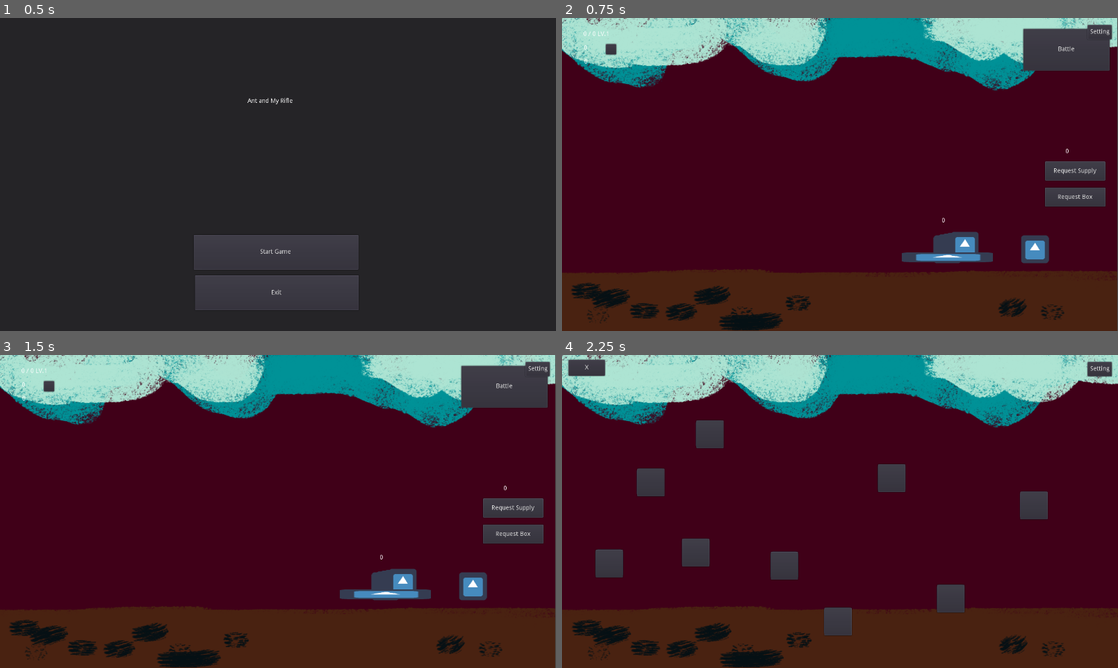
Above: before the commit, frames 1-4 (two rows, left to right).
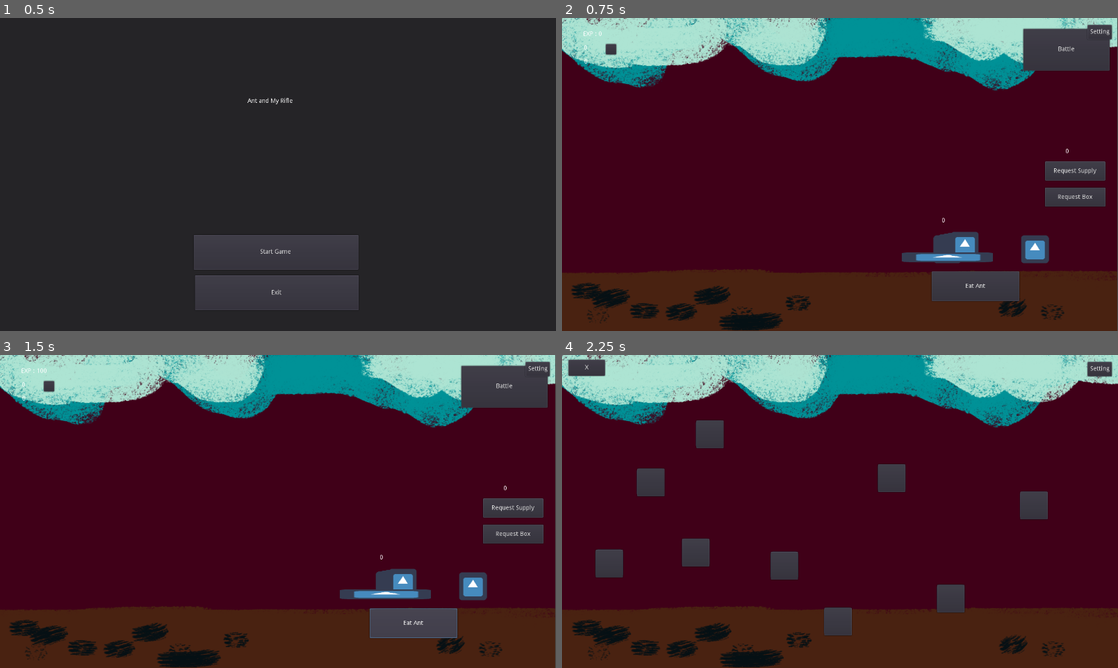
Above: after the commit, the same moments.

Repository: rockgong1987/RockCigaJam2020
Game: Godot game, scene res://Scenes/MainGame.tscn
Same seed, same stepped clock (60 frames per second), same inputs: the game is played once before the commit and once after it. The engine's default icon, where the game draws it, is replaced by a stand-in: a white triangle on a blue panel in a dark square.
Inputs (mouse positions are in pixels of both pictures, inside the frame that each line leads up to):
- Up to frame 1 (0.5 s): no input
- Up to frame 2 (0.75 s): click "Start Game" at 0.5 s
- Up to frame 3 (1.5 s): click (411, 624) at 1.25 s, where only the run after the commit has a clickable "Eat Ant"
- Up to frame 4 (2.25 s): click "Battle" at 2 s

Frame 1 is identical in both runs. In frame 2, 1.5% of the frame differs, in the area x 3-83%, y 4-91%; in frame 3, 1.6%; in frame 4, nothing differs.

Commit message:
add player level up

Diff:
--- a/AntsAndMyRifle/Scenes/GameData.gd
+++ b/AntsAndMyRifle/Scenes/GameData.gd
@@ -1,13 +1,13 @@
 extends Node
 
-var hp_weight = 1
-var hp_bias = 1
+var hp_weight = 27
+var hp_bias = 210
 var atk_weight = 1
-var atk_bias = 1
+var atk_bias = 6
 var spd_weight = 1
-var spd_bias = 1
+var spd_bias = 9
 var skl_weight = 1
-var skl_bias = 1
+var skl_bias = 10
 
 var level_add_hp = 1
 var level_add_atk = 1
@@ -15,6 +15,7 @@
 var level_add_skl = 1
 
 var gacha_price = 100
+var exp_per_ant = 100
 
 var test_data = [
 	["hello", "world", 100],
--- a/AntsAndMyRifle/Scenes/Home/HomeBox.tscn
+++ b/AntsAndMyRifle/Scenes/Home/HomeBox.tscn
@@ -21,6 +21,7 @@
 color = Color( 0.917647, 1, 0, 1 )
 
 [node name="HomeAnt" type="RigidBody2D"]
+gravity_scale = 5.0
 script = ExtResource( 2 )
 
 [node name="Sprite" type="Sprite" parent="."]
--- a/AntsAndMyRifle/Scenes/Home/HomeCore.gd
+++ b/AntsAndMyRifle/Scenes/Home/HomeCore.gd
@@ -120,20 +120,24 @@
 	m_context.set_box_count(len(m_box_states))
 
 func get_killable_ant_id():
+	if len(m_ant_states) <= 1:
+		return null
 	for ant in m_ant_states:
-		if ant.step == 0:
+		if ant[1] == 0:
 			return ant[0]
 	return null
 
 func kill_ant():
 	var ant_id = get_killable_ant_id()
 	if ant_id == null:
-		return
+		return false
 	for ant in m_ant_states:
 		if ant[0] == ant_id:
 			m_ant_states.erase(ant)
 			m_context.set_ant_count(len(m_ant_states))
-	pass
+			m_context.ant_die(ant_id)
+			return true
+	return false
 
 func get_ant_states():
 	return m_ant_states
--- a/AntsAndMyRifle/Scenes/Home/HomeScene.gd
+++ b/AntsAndMyRifle/Scenes/Home/HomeScene.gd
@@ -95,13 +95,32 @@
 		m_ant_home_position.add_child(inst)
 		inst.position = Vector2.ZERO
 	refresh_hud()
+	refresh_upgrade_panel()
 	pass
 
 func refresh_hud():
-	m_player_exp_label.text = str(m_context.get_exp()) + " / " + str(m_context.get_exp_need_to_upgrade()) + " LV." + str(m_context.get_level())
+	m_player_exp_label.text = "EXP : " + str(m_context.get_exp())
 	m_player_gold_label.text = str(m_context.get_gold())
 	m_player_part_label.text = str(m_context.get_part())
 	pass
+
+func refresh_upgrade_panel():
+	$"UpgradePanel/BG/AttrLine_HP/Value".text = str(m_context.get_attr_hp())
+	$"UpgradePanel/BG/AttrLine_ATK/Value".text = str(m_context.get_attr_atk())
+	$"UpgradePanel/BG/AttrLine_SPD/Value".text = str(m_context.get_attr_atk())
+	$"UpgradePanel/BG/AttrLine_SKL/Value".text = str(m_context.get_attr_atk())
+	$"UpgradePanel/BG/GunLine_THR/Value".text = str(m_context.get_gun_thr())
+	$"UpgradePanel/BG/GunLine_DBL/Value".text = str(m_context.get_gun_dbl())
+	$"UpgradePanel/BG/GunLine_TPL/Value".text = str(m_context.get_gun_tpl())
+	$"UpgradePanel/BG/BoomLine_DMG/Value".text = str(m_context.get_boom_dmg())
+	$"UpgradePanel/BG/BoomLine_RNG/Value".text = str(m_context.get_boom_rng())
+	$"UpgradePanel/BG/Exp".text = "EXP : " + str(m_context.get_exp())
+	$"UpgradePanel/BG/CostExp".text = "Cost EXP : " + str(m_context.get_exp_need_to_upgrade())
+	if exp_enough():
+		$"UpgradePanel/BG/CostExp".modulate = Color(1, 1, 1, 1)
+	else:
+		$"UpgradePanel/BG/CostExp".modulate = Color(1, 0.7, 0.7, 0.7)
+	$"UpgradePanel/BG/PlayerLevel".text = "Player Level : " + str(m_context.get_level())
 
 func process_ants():
 	var ant_states = m_home_core.get_ant_states()
@@ -218,6 +237,7 @@
 
 func _on_UpgradeSwitch_pressed():
 	m_update_panel.visible = !m_update_panel.visible
+	refresh_upgrade_panel()
 	pass # Replace with function body.
 
 
@@ -251,3 +271,65 @@
 	if m_context.get_empty_box():
 		m_home_core.set_gacha_cd(500)
 	pass # Replace with function body.
+
+
+func _on_EatAnt_pressed():
+	if m_home_core.kill_ant():
+		m_context.eat_ant()
+		refresh_hud()
+		refresh_upgrade_panel()
+	pass # Replace with function body.
+
+func exp_enough():
+	return m_context.get_exp() >= m_context.get_exp_need_to_upgrade()
+
+func _on_Button_HP_pressed():
+	if exp_enough():
+		m_context.add_attr_hp()
+		refresh_hud()
+		refresh_upgrade_panel()
+	pass # Replace with function body.
+
+
+func _on_Button_ATK_pressed():
+	if exp_enough():
+		m_context.add_attr_atk()
+		refresh_hud()
+		refresh_upgrade_panel()
+	pass # Replace with function body.
+
+
+func _on_Button_SPD_pressed():
+	if exp_enough():
+		m_context.add_attr_spd()
+		refresh_hud()
+		refresh_upgrade_panel()
+	pass # Replace with function body.
+
+
+func _on_Button_SKL_pressed():
+	if exp_enough():
+		m_context.add_attr_skl()
+		refresh_hud()
+		refresh_upgrade_panel()
+	pass # Replace with function body.
+
+
+func _on_Button_THR_pressed():
+	pass # Replace with function body.
+
+
+func _on_Button_DBL_pressed():
+	pass # Replace with function body.
+
+
+func _on_Button_TPL_pressed():
+	pass # Replace with function body.
+
+
+func _on_Button_DMG_pressed():
+	pass # Replace with function body.
+
+
+func _on_Button_RNG_pressed():
+	pass # Replace with function body.
--- a/AntsAndMyRifle/Scenes/Home/HomeScene.tscn
+++ b/AntsAndMyRifle/Scenes/Home/HomeScene.tscn
@@ -55,6 +55,9 @@
 margin_right = 89.8903
 margin_bottom = 76.3629
 text = "Hello"
+__meta__ = {
+"_edit_use_anchors_": false
+}
 
 [node name="PlayerPart" type="Label" parent="HUD"]
 margin_left = 50.5974
@@ -105,6 +108,16 @@
 margin_right = 1250.84
 margin_bottom = 434.214
 text = "Request Box"
+
+[node name="EatAnt" type="Button" parent="HUD"]
+margin_left = 851.0
+margin_top = 583.0
+margin_right = 1053.0
+margin_bottom = 651.0
+text = "Eat Ant"
+__meta__ = {
+"_edit_use_anchors_": false
+}
 
 [node name="UpgradePanel" type="Control" parent="."]
 visible = false
@@ -128,10 +141,10 @@
 }
 
 [node name="AttrLine_HP" type="Control" parent="UpgradePanel/BG"]
-margin_left = 107.799
-margin_top = 42.7631
-margin_right = 147.799
-margin_bottom = 82.7631
+margin_left = 108.799
+margin_top = 82.7631
+margin_right = 148.799
+margin_bottom = 122.763
 __meta__ = {
 "_edit_use_anchors_": false
 }
@@ -149,7 +162,7 @@
 margin_bottom = 12.8775
 text = "15"
 
-[node name="Button" type="Button" parent="UpgradePanel/BG/AttrLine_HP"]
+[node name="Button_HP" type="Button" parent="UpgradePanel/BG/AttrLine_HP"]
 margin_left = 49.0
 margin_top = -3.0
 margin_right = 89.0
@@ -157,10 +170,10 @@
 text = "+"
 
 [node name="AttrLine_ATK" type="Control" parent="UpgradePanel/BG"]
-margin_left = 107.799
-margin_top = 83.7445
-margin_right = 147.799
-margin_bottom = 123.744
+margin_left = 108.799
+margin_top = 123.744
+margin_right = 148.799
+margin_bottom = 163.744
 __meta__ = {
 "_edit_use_anchors_": false
 }
@@ -178,7 +191,7 @@
 margin_bottom = 12.8775
 text = "15"
 
-[node name="Button" type="Button" parent="UpgradePanel/BG/AttrLine_ATK"]
+[node name="Button_ATK" type="Button" parent="UpgradePanel/BG/AttrLine_ATK"]
 margin_left = 49.0
 margin_top = -3.0
 margin_right = 89.0
@@ -186,10 +199,10 @@
 text = "+"
 
 [node name="AttrLine_SPD" type="Control" parent="UpgradePanel/BG"]
-margin_left = 111.362
-margin_top = 131.853
-margin_right = 151.362
-margin_bottom = 171.853
+margin_left = 112.362
+margin_top = 171.853
+margin_right = 152.362
+margin_bottom = 211.853
 __meta__ = {
 "_edit_use_anchors_": false
 }
@@ -207,36 +220,36 @@
 margin_bottom = 12.8775
 text = "15"
 
-[node name="Button" type="Button" parent="UpgradePanel/BG/AttrLine_SPD"]
-margin_left = 49.0
-margin_top = -3.0
-margin_right = 89.0
-margin_bottom = 17.0
-text = "+"
-
-[node name="AttrLine_SPD2" type="Control" parent="UpgradePanel/BG"]
-margin_left = 111.362
-margin_top = 182.634
-margin_right = 151.362
-margin_bottom = 222.634
-__meta__ = {
-"_edit_use_anchors_": false
-}
-
-[node name="Name" type="Label" parent="UpgradePanel/BG/AttrLine_SPD2"]
+[node name="Button_SPD" type="Button" parent="UpgradePanel/BG/AttrLine_SPD"]
+margin_left = 49.0
+margin_top = -3.0
+margin_right = 89.0
+margin_bottom = 17.0
+text = "+"
+
+[node name="AttrLine_SKL" type="Control" parent="UpgradePanel/BG"]
+margin_left = 112.362
+margin_top = 222.634
+margin_right = 152.362
+margin_bottom = 262.634
+__meta__ = {
+"_edit_use_anchors_": false
+}
+
+[node name="Name" type="Label" parent="UpgradePanel/BG/AttrLine_SKL"]
 margin_left = -50.5108
 margin_right = -10.5108
 margin_bottom = 14.0
 text = "SKL"
 
-[node name="Value" type="Label" parent="UpgradePanel/BG/AttrLine_SPD2"]
-margin_left = -7.85722
-margin_top = -1.12246
-margin_right = 32.1428
-margin_bottom = 12.8775
-text = "15"
-
-[node name="Button" type="Button" parent="UpgradePanel/BG/AttrLine_SPD2"]
+[node name="Value" type="Label" parent="UpgradePanel/BG/AttrLine_SKL"]
+margin_left = -7.85722
+margin_top = -1.12246
+margin_right = 32.1428
+margin_bottom = 12.8775
+text = "15"
+
+[node name="Button_SKL" type="Button" parent="UpgradePanel/BG/AttrLine_SKL"]
 margin_left = 49.0
 margin_top = -3.0
 margin_right = 89.0
@@ -265,7 +278,7 @@
 margin_bottom = 12.8775
 text = "15"
 
-[node name="Button" type="Button" parent="UpgradePanel/BG/GunLine_THR"]
+[node name="Button_THR" type="Button" parent="UpgradePanel/BG/GunLine_THR"]
 margin_left = 49.0
 margin_top = -3.0
 margin_right = 89.0
@@ -294,7 +307,7 @@
 margin_bottom = 12.8775
 text = "15"
 
-[node name="Button" type="Button" parent="UpgradePanel/BG/GunLine_DBL"]
+[node name="Button_DBL" type="Button" parent="UpgradePanel/BG/GunLine_DBL"]
 margin_left = 49.0
 margin_top = -3.0
 margin_right = 89.0
@@ -323,7 +336,7 @@
 margin_bottom = 12.8775
 text = "15"
 
-[node name="Button" type="Button" parent="UpgradePanel/BG/GunLine_TPL"]
+[node name="Button_TPL" type="Button" parent="UpgradePanel/BG/GunLine_TPL"]
 margin_left = 49.0
 margin_top = -3.0
 margin_right = 89.0
@@ -352,7 +365,7 @@
 margin_bottom = 12.8775
 text = "15"
 
-[node name="Button" type="Button" parent="UpgradePanel/BG/BoomLine_DMG"]
+[node name="Button_DMG" type="Button" parent="UpgradePanel/BG/BoomLine_DMG"]
 margin_left = 49.0
 margin_top = -3.0
 margin_right = 89.0
@@ -381,12 +394,33 @@
 margin_bottom = 12.8775
 text = "15"
 
-[node name="Button" type="Button" parent="UpgradePanel/BG/BoomLine_RNG"]
-margin_left = 49.0
-margin_top = -3.0
-margin_right = 89.0
-margin_bottom = 17.0
-text = "+"
+[node name="Button_RNG" type="Button" parent="UpgradePanel/BG/BoomLine_RNG"]
+margin_left = 49.0
+margin_top = -3.0
+margin_right = 89.0
+margin_bottom = 17.0
+text = "+"
+
+[node name="Exp" type="Label" parent="UpgradePanel/BG"]
+margin_left = 57.3264
+margin_top = 3.14981
+margin_right = 97.3264
+margin_bottom = 17.1498
+
+[node name="CostExp" type="Label" parent="UpgradePanel/BG"]
+margin_left = 57.3264
+margin_top = 20.7887
+margin_right = 97.3264
+margin_bottom = 34.7887
+
+[node name="PlayerLevel" type="Label" parent="UpgradePanel/BG"]
+margin_left = 58.3264
+margin_top = 42.7887
+margin_right = 98.3264
+margin_bottom = 56.7887
+__meta__ = {
+"_edit_use_anchors_": false
+}
 
 [node name="UpgradeSwitch" type="Button" parent="."]
 margin_left = 100.797
@@ -397,4 +431,14 @@
 [connection signal="pressed" from="HUD/Battle" to="." method="_on_Battle_pressed"]
 [connection signal="pressed" from="HUD/ReqSupply" to="." method="_on_ReqSupply_pressed"]
 [connection signal="pressed" from="HUD/ReqBox" to="." method="_on_ReqBox_pressed"]
+[connection signal="pressed" from="HUD/EatAnt" to="." method="_on_EatAnt_pressed"]
+[connection signal="pressed" from="UpgradePanel/BG/AttrLine_HP/Button_HP" to="." method="_on_Button_HP_pressed"]
+[connection signal="pressed" from="UpgradePanel/BG/AttrLine_ATK/Button_ATK" to="." method="_on_Button_ATK_pressed"]
+[connection signal="pressed" from="UpgradePanel/BG/AttrLine_SPD/Button_SPD" to="." method="_on_Button_SPD_pressed"]
+[connection signal="pressed" from="UpgradePanel/BG/AttrLine_SKL/Button_SKL" to="." method="_on_Button_SKL_pressed"]
+[connection signal="pressed" from="UpgradePanel/BG/GunLine_THR/Button_THR" to="." method="_on_Button_THR_pressed"]
+[connection signal="pressed" from="UpgradePanel/BG/GunLine_DBL/Button_DBL" to="." method="_on_Button_DBL_pressed"]
+[connection signal="pressed" from="UpgradePanel/BG/GunLine_TPL/Button_TPL" to="." method="_on_Button_TPL_pressed"]
+[connection signal="pressed" from="UpgradePanel/BG/BoomLine_DMG/Button_DMG" to="." method="_on_Button_DMG_pressed"]
+[connection signal="pressed" from="UpgradePanel/BG/BoomLine_RNG/Button_RNG" to="." method="_on_Button_RNG_pressed"]
 [connection signal="pressed" from="UpgradeSwitch" to="." method="_on_UpgradeSwitch_pressed"]
--- a/AntsAndMyRifle/Scenes/MainGame.gd
+++ b/AntsAndMyRifle/Scenes/MainGame.gd
@@ -72,18 +72,26 @@
 	return m_game_data.hp_weight * m_player_data.hp_level + m_game_data.hp_bias + m_game_data.level_add_hp * m_player_data.player_level
 func add_attr_hp():
 	m_player_data.hp_level += 1
+	m_player_data.player_exp -= get_exp_need_to_upgrade()
+	m_player_data.player_level += 1
 func get_attr_atk():
 	return m_game_data.atk_weight * m_player_data.atk_level + m_game_data.atk_bias + m_game_data.level_add_atk * m_player_data.player_level
 func add_attr_atk():
 	m_player_data.atk_level += 1
+	m_player_data.player_exp -= get_exp_need_to_upgrade()
+	m_player_data.player_level += 1
 func get_attr_spd():
 	return m_game_data.spd_weight * m_player_data.spd_level + m_game_data.spd_bias + m_game_data.level_add_spd * m_player_data.player_level
 func add_attr_spd():
 	m_player_data.spd_level += 1
+	m_player_data.player_exp -= get_exp_need_to_upgrade()
+	m_player_data.player_level += 1
 func get_attr_skl():
 	return m_game_data.skl_weight * m_player_data.skl_level + m_game_data.skl_bias + m_game_data.level_add_skl * m_player_data.player_level
 func add_attr_skl():
 	m_player_data.skl_level += 1
+	m_player_data.player_exp -= get_exp_need_to_upgrade()
+	m_player_data.player_level += 1
 func get_gun_thr():
 	return m_player_data.gun_thr
 func add_gun_thr():
@@ -100,6 +108,10 @@
 	return m_player_data.boom_atk
 func add_boom_atk():
 	m_player_data.boom_atk += 1
+func get_boom_dmg():
+	return m_player_data.boom_dmg
+func add_boom_dmg():
+	m_player_data.boom_dmg += 1
 func get_boom_rng():
 	return m_player_data.boom_rng
 func add_boom_rng():
@@ -113,9 +125,9 @@
 func get_level():
 	return m_player_data.player_level
 func get_exp_need_to_upgrade():
-	if m_player_data.player_level < 0 or m_player_data.player_level < len(m_game_data.level_up_need_exp):
+	if m_player_data.player_level < 0:
 		return 0
-	return m_game_data.level_up_need_exp[m_player_data.player_level]
+	return m_player_data.player_level * m_player_data.player_level * 2 + m_player_data.player_level * 127 + 51
 func get_gold():
 	return m_player_data.gold
 func get_part():
@@ -166,6 +178,8 @@
 	m_player_data.box_count = val
 func get_ant_born_ratio_increase(ant_cnt):
 	return 0.7
+func eat_ant():
+	m_player_data.player_exp += m_game_data.exp_per_ant
 
 # == map
 
--- a/AntsAndMyRifle/Scenes/PlayerData.gd
+++ b/AntsAndMyRifle/Scenes/PlayerData.gd
@@ -7,7 +7,7 @@
 var gun_thr = 1
 var gun_dbl = 1
 var gun_tpl = 1
-var boom_atk = 1
+var boom_dmg = 1
 var boom_rng = 1
 
 var player_exp = 0
